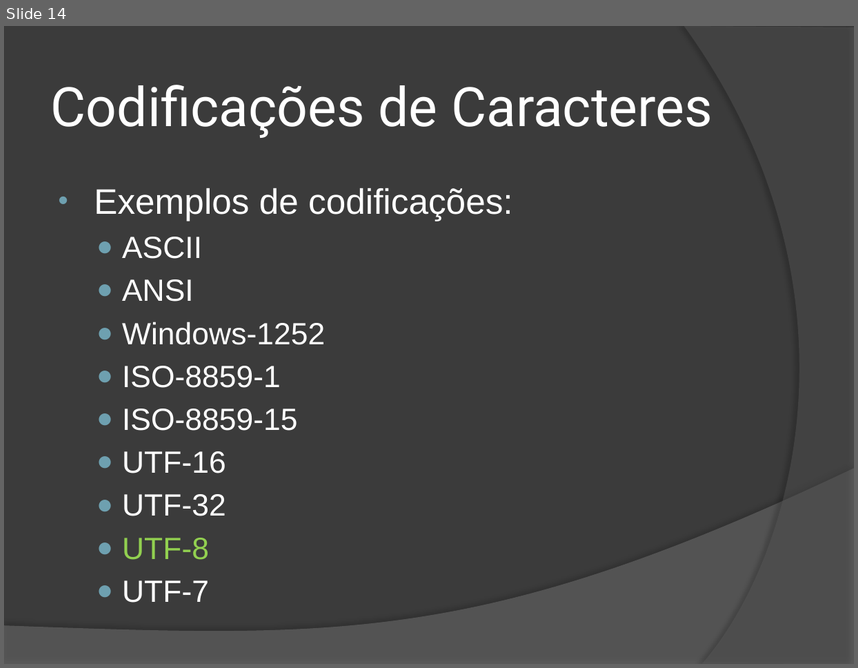
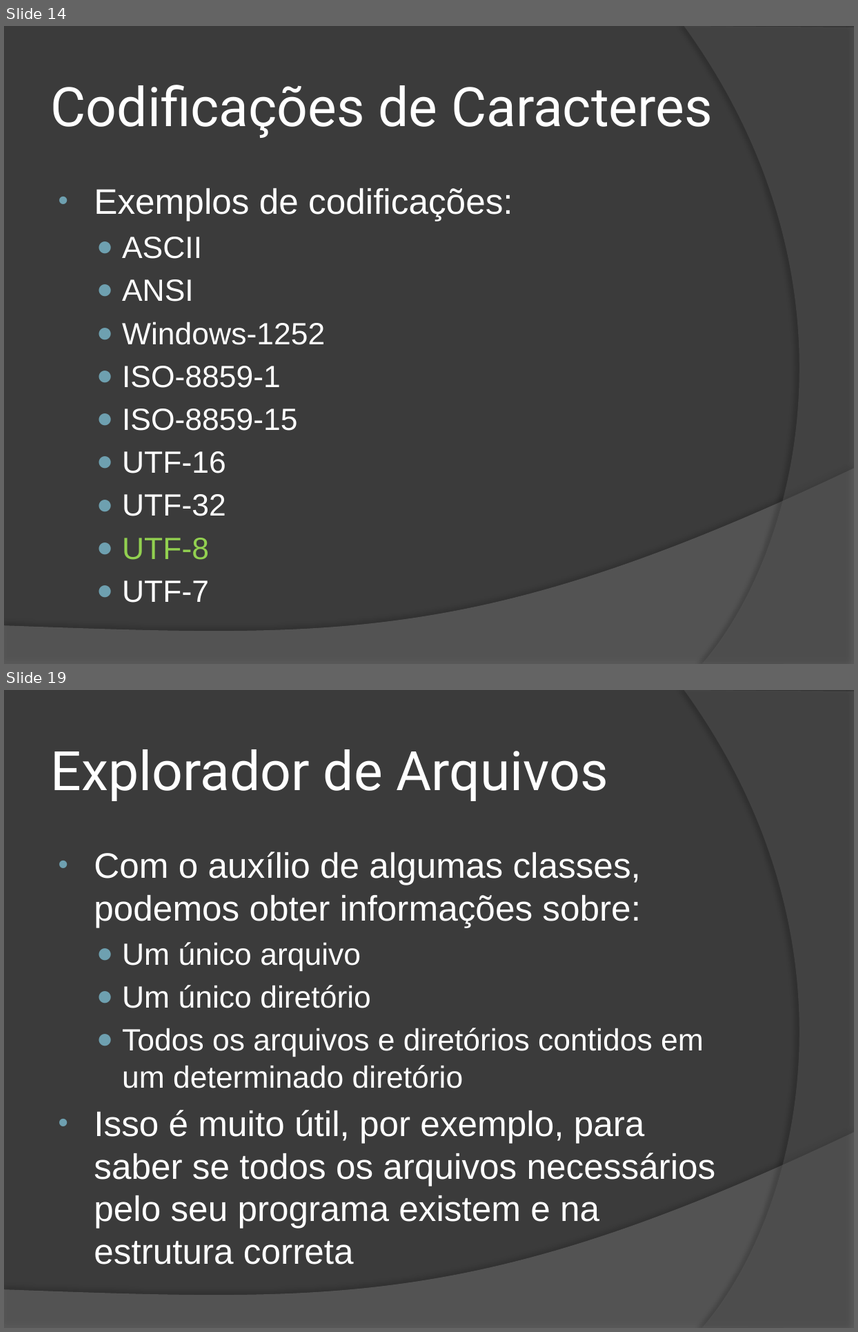
Before and after one commit to wind39/wind39.github.io, a slide deck: curso/modulo2capitulo3-off.pptx. Shown one above the other, each under a label of ours: slide 14 before the commit, slides 14 and 19 after it; the slides between them are not shown. The pictures are 858x668 and 858x1332 pixels, drawn with LibreOffice and Linux fonts; fonts in the diff are those of the drawing. Boxes give left, top, right and bottom in pixels: in the first picture for what was removed or moved away, otherwise in the second. Text is boxed around its words. In the diff, an @@ line names an element or a change of style, - is before the commit and + after.

```diff
--- a/curso/modulo2capitulo3-off.pptx
+++ b/curso/modulo2capitulo3-off.pptx
@@ slide 19 added at box(4, 690, 854, 1328), background #3B3B3B; not listed: 2 template elements that a slide beside it also shows @@
@@ title added at box(51, 749, 608, 801), 46 pt, text #FFFFFF @@
+Explorador de Arquivos
@@ text added at box(94, 851, 716, 1264), 30 pt, text #FFFFFF @@
+• Com o auxílio de algumas classes, podemos obter informações sobre:
+  ● Um único arquivo
+  ● Um único diretório
+  ● Todos os arquivos e diretórios contidos em um determinado diretório
+• Isso é muito útil, por exemplo, para saber se todos os arquivos necessários pelo seu programa existem e na estrutura correta
```
Also in this commit, not shown: 2 slides changed, 8 other slides added, 18 other files.
